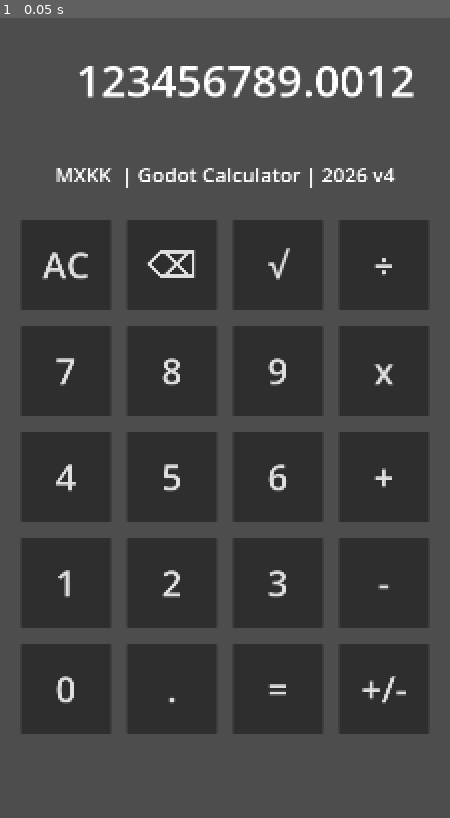
Above: before the commit, frame 1.
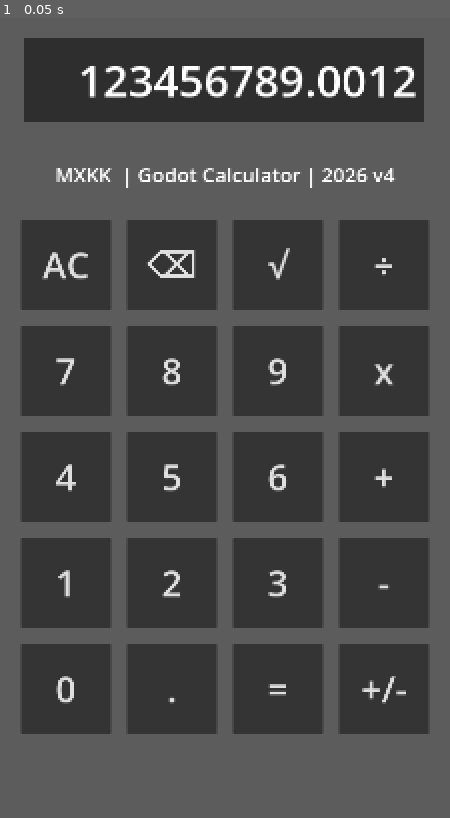
Above: after the commit, the same moment.

Repository: mistermaxk/godot-calculator
Game: Godot game, scene res://calculator_interface.tscn
Same seed, same stepped clock (60 frames per second), same inputs: the game is played once before the commit and once after it. The project has no main scene, so this scene is started directly.
Inputs:
- Up to frame 1 (0.05 s): no input

The runs differ from the first frame. In frame 1, 8.6% of the frame differs, in the area x 5-95%, y 2-13%.

Commit message:
Add background colors and additional margins

Diff:
--- a/calculator_interface.tscn
+++ b/calculator_interface.tscn
@@ -7,6 +7,15 @@
 anchor_bottom = 1.0
 grow_horizontal = 2
 grow_vertical = 2
+
+[node name="ColorRect" type="ColorRect" parent="." unique_id=67119067]
+layout_mode = 1
+anchors_preset = 15
+anchor_right = 1.0
+anchor_bottom = 1.0
+grow_horizontal = 2
+grow_vertical = 2
+color = Color(0.36094886, 0.36094862, 0.36094865, 1)
 
 [node name="OuterMarginContainer" type="MarginContainer" parent="." unique_id=1577942472]
 layout_mode = 1
@@ -25,13 +34,22 @@
 theme_override_constants/separation = 8
 
 [node name="DisplayContainer" type="MarginContainer" parent="OuterMarginContainer/VBoxContainer" unique_id=358312838]
-custom_minimum_size = Vector2(760, 208)
+custom_minimum_size = Vector2(800, 208)
 layout_mode = 2
 size_flags_horizontal = 4
 theme_override_constants/margin_top = 24
 theme_override_constants/margin_bottom = 16
 
-[node name="Display" type="Label" parent="OuterMarginContainer/VBoxContainer/DisplayContainer" unique_id=1688267601]
+[node name="ColorRect" type="ColorRect" parent="OuterMarginContainer/VBoxContainer/DisplayContainer" unique_id=182108644]
+layout_mode = 2
+color = Color(0.18039216, 0.18039216, 0.18039216, 1)
+
+[node name="MarginContainer" type="MarginContainer" parent="OuterMarginContainer/VBoxContainer/DisplayContainer" unique_id=560944523]
+layout_mode = 2
+theme_override_constants/margin_left = 16
+theme_override_constants/margin_right = 16
+
+[node name="Display" type="Label" parent="OuterMarginContainer/VBoxContainer/DisplayContainer/MarginContainer" unique_id=1688267601]
 layout_mode = 2
 theme_override_font_sizes/font_size = 88
 text = "123456789.0012"
